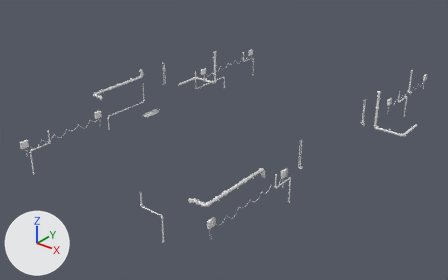
The FBX model Assets/3dAssets/Buildings/Stage1/Floor1/PipeGrp.fbx as it was, and as the next commit left it.
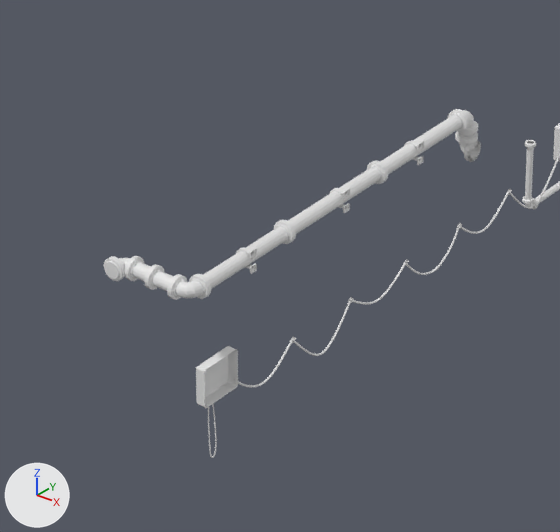
The first picture shows the older version from a 50 mm camera at (47.9, -46.9, 38.9) aimed at (-4.1, 18.0, -1.4). The close-ups show both versions on the part from 37% to 63% of the width and 52% to 91% of the height of that picture; other places that the commit changed are outside them. The lights are fixed; the arrows at lower left show +X, +Y and +Z. Materials are left out; every surface is plain grey. Where no turn or scale is listed for an object, it has been applied to the vertices.

Objects in the first close-up: 'PipeBassL1', 'PipeLBend2', 'PowerR2.001', 'TubeR1.001'.
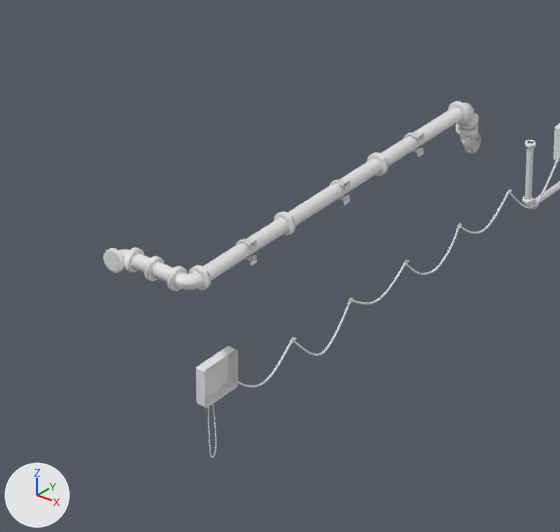
Where the newer file only moved an object's origin or applied its transform, the numbers keep the older frame.

Where the change shows, as pixel boxes (x1, y1, x2, y2) in the close-ups (560 x 532 px):
'PipeBassL1', moved: before (104, 109, 481, 300); after (103, 101, 481, 291)

Edits to the bpy script that builds the scene:
```text
Change ob_pipebassl1:
    ob_pipebassl1.location: (12.19, -8.0, 7.0) -> (12.19, -8.0, 7.2)
```
